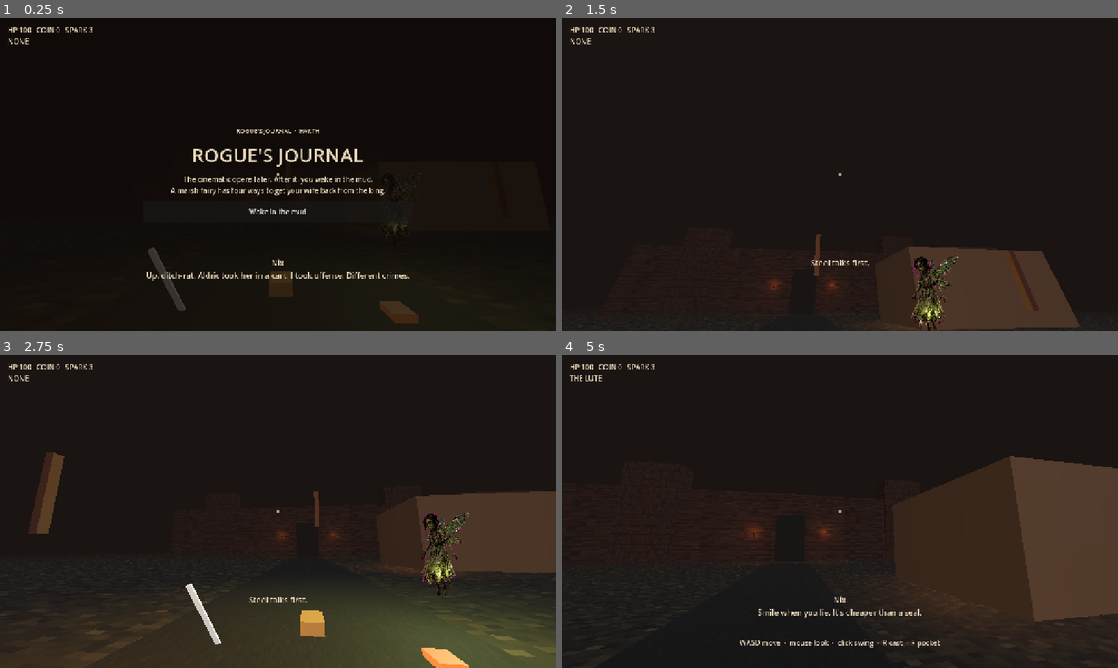
Above: before the commit, frames 1-4 (two rows, left to right).
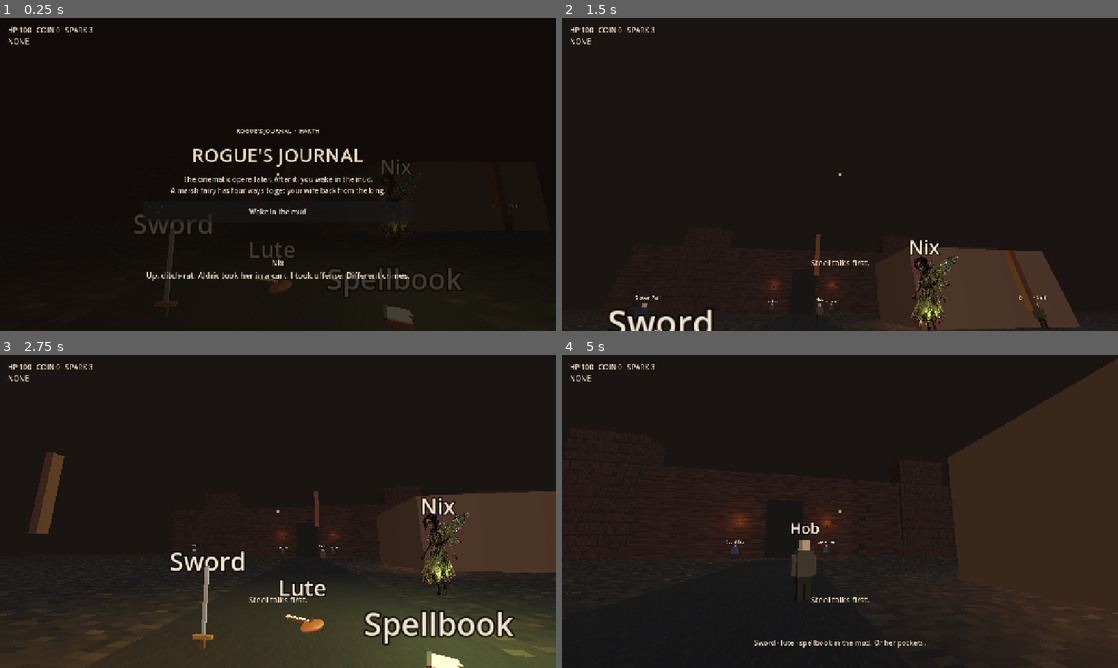
Above: after the commit, the same moments.

Repository: CaptainRipley/rogues-journal
Game: Godot game, scene res://scenes/game.tscn
Same seed, same stepped clock (60 frames per second), same inputs: the game is played once before the commit and once after it.
Inputs (mouse positions are in pixels of both pictures, inside the frame that each line leads up to):
- Up to frame 1 (0.25 s): no input
- Up to frame 2 (1.5 s): click "Wake in the mud" at 0.5 s; tap Enter at 1.25 s; move the mouse to (867, 174) at 1.27 s; hold W from 1.28 s (still down); tap E at 1.35 s; click (867, 174) at 1.42 s
- Up to frame 3 (2.75 s): keep holding W; tap Space at 1.52, 2.27 s; move the mouse to (250, 511) at 2.02 s; tap F at 2.1 s; click (250, 511) at 2.17 s
- Up to frame 4 (5 s): keep holding W; move the mouse to (851, 505) at 2.77 s; tap R at 2.85 s; click (851, 505) at 2.92 s; move the mouse to (834, 517) at 3.52 s; tap E at 3.6 s; click (834, 517) at 3.67 s; tap Space at 3.77, 4.52 s; move the mouse to (878, 514) at 4.27 s; tap F at 4.35 s; click (878, 514) at 4.42 s

The runs differ from the first frame. In frame 1, 1.8% of the frame differs, in the area x 24-93%, y 45-100%; in frame 2, 0.9%; in frame 3, 3.6%; in frame 4, 15%, in the area x 1-100%, y 1-100%.

Commit message:
Faster move, Quaternius sword, lute/book, NPCs

Diff:
--- a/godot/scripts/game.gd
+++ b/godot/scripts/game.gd
@@ -3,8 +3,8 @@
 enum Phase { TITLE, WAKE, GIFT, PLAY }
 enum PathId { NONE, STEEL, SONG, SPARK, FEATHER }
 
-const SPEED := 5.4
-const JUMP_V := 6.2
+const SPEED := 8.8
+const JUMP_V := 7.4
 const GRAVITY := 18.0
 const DITCH := Vector3(0.0, 0.0, 28.8)
 
@@ -31,6 +31,10 @@
 var camera: Camera3D
 var fairy: Node3D
 var gifts: Array = []
+var npcs: Array = []
+var sword_view: Node3D
+var lute_view: Node3D
+var book_view: Node3D
 var overlay: Control
 var talk_label: Label
 var prompt_label: Label
@@ -56,7 +60,7 @@
 func _build_world() -> void:
 	var env := Environment.new()
 	env.background_mode = Environment.BG_COLOR
-	env.background_color = Color(0.55, 0.18, 0.12)
+	env.background_color = Color(0.045, 0.05, 0.06)
 	env.ambient_light_source = Environment.AMBIENT_SOURCE_COLOR
 	env.ambient_light_color = Color(0.55, 0.6, 0.68)
 	env.ambient_light_energy = 0.85
@@ -114,6 +118,7 @@
 	camera.far = 200
 	head.add_child(camera)
 	add_child(player)
+	_build_viewmodels()
 	_apply_look()
 
 func _build_ditch() -> void:
@@ -138,35 +143,213 @@
 	glow.light_energy = 5.0
 	glow.omni_range = 12.0
 	fairy.add_child(glow)
+	_tag(fairy, "Nix", 1.15)
 	add_child(fairy)
 
-	_add_gift("steel", Vector3(-1.7, 0.55, 25.4), Color(0.72, 0.75, 0.78), Vector3(0.08, 1.2, 0.06), "E — take the sword. Fight the party.")
-	_add_gift("song", Vector3(0.05, 0.28, 24.6), Color(0.54, 0.38, 0.19), Vector3(0.42, 0.22, 0.7), "E — take the lute. Get invited.")
-	_add_gift("spark", Vector3(1.75, 0.18, 25.5), Color(0.22, 0.12, 0.16), Vector3(0.32, 0.1, 0.42), "E — take the spellbook. Blast the party.")
-
-func _add_gift(id: String, pos: Vector3, color: Color, size: Vector3, hint: String) -> void:
+	_add_gift_node("steel", _make_sword(), Vector3(-1.7, 0.08, 25.4), "E — take the sword. Fight the party.")
+	_add_gift_node("song", _make_lute(), Vector3(0.05, 0.22, 24.6), "E — take the lute. Get invited.")
+	_add_gift_node("spark", _make_book(), Vector3(1.75, 0.08, 25.5), "E — take the spellbook. Blast the party.")
+	_build_npcs()
+
+func _tag(node: Node3D, text: String, y: float) -> void:
+	var lab := Label3D.new()
+	lab.text = text
+	lab.font_size = 36
+	lab.pixel_size = 0.012
+	lab.billboard = BaseMaterial3D.BILLBOARD_ENABLED
+	lab.modulate = Color(0.91, 0.84, 0.72)
+	lab.outline_size = 8
+	lab.outline_modulate = Color(0.05, 0.03, 0.02, 0.9)
+	lab.position.y = y
+	node.add_child(lab)
+
+func _mat(color: Color, rough := 0.7, metal := 0.0, emit: Color = Color(0, 0, 0, 0)) -> StandardMaterial3D:
+	var m := StandardMaterial3D.new()
+	m.albedo_color = color
+	m.roughness = rough
+	m.metallic = metal
+	if emit.a > 0.0:
+		m.emission_enabled = true
+		m.emission = emit
+		m.emission_energy_multiplier = 1.3
+	return m
+
+func _mesh_part(mesh: Mesh, mat: Material, pos := Vector3.ZERO, rot := Vector3.ZERO, scl := Vector3.ONE) -> MeshInstance3D:
 	var mi := MeshInstance3D.new()
-	var mesh := BoxMesh.new()
-	mesh.size = size
 	mi.mesh = mesh
-	var mat := StandardMaterial3D.new()
-	mat.albedo_color = color
-	mat.roughness = 0.7
-	if id == "spark":
-		mat.emission_enabled = true
-		mat.emission = Color(0.7, 0.3, 0.1)
-		mat.emission_energy_multiplier = 1.4
 	mi.material_override = mat
 	mi.position = pos
-	if id == "steel":
-		mi.rotation_degrees = Vector3(18, 20, 24)
-	add_child(mi)
-	var light := OmniLight3D.new()
-	light.light_energy = 1.4
-	light.omni_range = 5.0
-	light.light_color = color.lightened(0.3)
-	mi.add_child(light)
-	gifts.append({ "id": id, "node": mi, "hint": hint })
+	mi.rotation_degrees = rot
+	mi.scale = scl
+	return mi
+
+func _make_sword() -> Node3D:
+	var g := Node3D.new()
+	var loaded = load("res://assets/models/Sword.obj")
+	if loaded is Mesh:
+		var mi := MeshInstance3D.new()
+		mi.mesh = loaded
+		g.add_child(mi)
+		g.scale = Vector3(0.55, 0.55, 0.55)
+		g.rotation_degrees = Vector3(12, 35, 18)
+	else:
+		var blade := BoxMesh.new()
+		blade.size = Vector3(0.06, 1.15, 0.04)
+		g.add_child(_mesh_part(blade, _mat(Color(0.72, 0.76, 0.8), 0.28, 0.75), Vector3(0, 0.7, 0)))
+		var guard := BoxMesh.new()
+		guard.size = Vector3(0.32, 0.05, 0.08)
+		g.add_child(_mesh_part(guard, _mat(Color(0.55, 0.42, 0.2), 0.4, 0.5), Vector3(0, 0.16, 0)))
+		var hilt := BoxMesh.new()
+		hilt.size = Vector3(0.07, 0.22, 0.07)
+		g.add_child(_mesh_part(hilt, _mat(Color(0.22, 0.14, 0.08), 0.85), Vector3(0, 0.02, 0)))
+	_tag(g, "Sword", 1.35)
+	var glow := OmniLight3D.new()
+	glow.light_color = Color(0.7, 0.75, 0.82)
+	glow.light_energy = 1.4
+	glow.omni_range = 5.0
+	g.add_child(glow)
+	return g
+
+func _make_lute() -> Node3D:
+	var g := Node3D.new()
+	var bowl := SphereMesh.new()
+	bowl.radius = 0.2
+	bowl.height = 0.28
+	g.add_child(_mesh_part(bowl, _mat(Color(0.48, 0.28, 0.12), 0.55, 0.08), Vector3.ZERO, Vector3.ZERO, Vector3(1.2, 0.55, 1.05)))
+	var hole := CylinderMesh.new()
+	hole.top_radius = 0.055
+	hole.bottom_radius = 0.055
+	hole.height = 0.02
+	g.add_child(_mesh_part(hole, _mat(Color(0.08, 0.05, 0.03)), Vector3(0, 0.08, 0.02), Vector3(90, 0, 0)))
+	var neck := BoxMesh.new()
+	neck.size = Vector3(0.055, 0.05, 0.62)
+	g.add_child(_mesh_part(neck, _mat(Color(0.28, 0.16, 0.07), 0.8), Vector3(0, 0.04, -0.46)))
+	var head := BoxMesh.new()
+	head.size = Vector3(0.1, 0.04, 0.14)
+	g.add_child(_mesh_part(head, _mat(Color(0.22, 0.12, 0.05)), Vector3(0, 0.06, -0.8)))
+	for i in 4:
+		var peg := SphereMesh.new()
+		peg.radius = 0.018
+		peg.height = 0.036
+		g.add_child(_mesh_part(peg, _mat(Color(0.7, 0.62, 0.4), 0.4, 0.3), Vector3(-0.03 + i * 0.02, 0.09, -0.78)))
+		var string := CylinderMesh.new()
+		string.top_radius = 0.004
+		string.bottom_radius = 0.004
+		string.height = 0.72
+		g.add_child(_mesh_part(string, _mat(Color(0.85, 0.8, 0.65)), Vector3(-0.03 + i * 0.02, 0.09, -0.38), Vector3(90, 0, 0)))
+	g.rotation_degrees = Vector3(-8, 40, 12)
+	_tag(g, "Lute", 0.7)
+	var glow := OmniLight3D.new()
+	glow.light_color = Color(0.77, 0.64, 0.35)
+	glow.light_energy = 1.3
+	glow.omni_range = 5.0
+	g.add_child(glow)
+	return g
+
+func _make_book() -> Node3D:
+	var g := Node3D.new()
+	var cover := BoxMesh.new()
+	cover.size = Vector3(0.34, 0.06, 0.46)
+	g.add_child(_mesh_part(cover, _mat(Color(0.28, 0.08, 0.1), 0.7, 0.05, Color(0.45, 0.12, 0.05, 1)), Vector3(0, 0.03, 0)))
+	var pages := BoxMesh.new()
+	pages.size = Vector3(0.3, 0.045, 0.42)
+	g.add_child(_mesh_part(pages, _mat(Color(0.85, 0.78, 0.62), 0.95), Vector3(0.01, 0.05, 0)))
+	var spine := BoxMesh.new()
+	spine.size = Vector3(0.05, 0.08, 0.46)
+	g.add_child(_mesh_part(spine, _mat(Color(0.18, 0.06, 0.07), 0.65, 0.1), Vector3(-0.16, 0.04, 0)))
+	var clasp := BoxMesh.new()
+	clasp.size = Vector3(0.06, 0.02, 0.08)
+	g.add_child(_mesh_part(clasp, _mat(Color(0.72, 0.58, 0.28), 0.35, 0.7), Vector3(0.16, 0.08, 0)))
+	g.rotation_degrees = Vector3(0, -28, 0)
+	_tag(g, "Spellbook", 0.55)
+	var glow := OmniLight3D.new()
+	glow.light_color = Color(0.83, 0.4, 0.18)
+	glow.light_energy = 1.8
+	glow.omni_range = 5.5
+	g.add_child(glow)
+	return g
+
+func _add_gift_node(id: String, node: Node3D, pos: Vector3, hint: String) -> void:
+	node.position = pos
+	add_child(node)
+	gifts.append({ "id": id, "node": node, "hint": hint })
+
+func _build_npcs() -> void:
+	_add_npc("hob", "Hob", Color(0.29, 0.23, 0.16), Vector3(1.8, 0, 3.4), 0.4, false, [
+		"Road tax. Feast night. Double, unless you're expected.",
+		"If anyone asks, you were a priest. I'm a businessman.",
+	])
+	_add_npc("marta", "Marta", Color(0.42, 0.16, 0.16), Vector3(11.6, 0, 6.2), -1.2, false, [
+		"They named this cup after him. The ale tastes like a policy.",
+		"East gallery, first course. That's where he parks what he stole.",
+	])
+	_add_npc("bren", "Guard Bren", Color(0.23, 0.27, 0.31), Vector3(-5.5, 0, -17.5), 0.0, true, [
+		"Kitchen door unlatches at the second bell. That's not a gift.",
+		"Keep that iron in its hole. Feast night is noisy enough.",
+	])
+	_add_npc("cole", "Guard Cole", Color(0.23, 0.27, 0.31), Vector3(5.5, 0, -17.5), 3.14, true, [
+		"Cousin of a baron, are you? They all are, tonight.",
+		"The swan is already burnt. His Generous Majesty will not notice.",
+	])
+	_add_npc("pell", "Sister Pell", Color(0.16, 0.16, 0.22), Vector3(-12, 0, 8), 1.1, false, [
+		"I keep a key because I do not trust doors that belong to kings.",
+		"Mara Venn has a spine. Try not to rescue her like furniture.",
+	])
+	_add_npc("ralf", "Drunk Ralf", Color(0.29, 0.29, 0.16), Vector3(18.5, 0, 12), 2.0, false, [
+		"I am Cousin Ralf of the eastern orchards. Ask anyone. Don't.",
+		"If you need a name at the gate, mine is already ruined. Be my guest.",
+	])
+
+func _add_npc(id: String, npc_name: String, tunic: Color, pos: Vector3, rot: float, guard: bool, lines: Array) -> void:
+	var g := Node3D.new()
+	g.position = pos
+	g.rotation.y = rot
+	var skin := _mat(Color(0.76, 0.58, 0.42), 0.9)
+	var cloth := _mat(tunic, 0.92)
+	var dark := _mat(Color(0.16, 0.13, 0.09), 0.95)
+	var torso := BoxMesh.new()
+	torso.size = Vector3(0.48, 0.72, 0.28)
+	g.add_child(_mesh_part(torso, cloth, Vector3(0, 1.05, 0)))
+	var hips := BoxMesh.new()
+	hips.size = Vector3(0.44, 0.22, 0.26)
+	g.add_child(_mesh_part(hips, dark, Vector3(0, 0.62, 0)))
+	var leg := BoxMesh.new()
+	leg.size = Vector3(0.16, 0.55, 0.16)
+	g.add_child(_mesh_part(leg, dark, Vector3(-0.12, 0.28, 0)))
+	g.add_child(_mesh_part(leg, dark, Vector3(0.12, 0.28, 0)))
+	var arm := BoxMesh.new()
+	arm.size = Vector3(0.12, 0.55, 0.12)
+	g.add_child(_mesh_part(arm, cloth, Vector3(-0.32, 1.0, 0)))
+	g.add_child(_mesh_part(arm, cloth, Vector3(0.32, 1.0, 0)))
+	var head := BoxMesh.new()
+	head.size = Vector3(0.26, 0.3, 0.24)
+	g.add_child(_mesh_part(head, skin, Vector3(0, 1.55, 0)))
+	if guard:
+		var helm := BoxMesh.new()
+		helm.size = Vector3(0.3, 0.16, 0.3)
+		g.add_child(_mesh_part(helm, _mat(Color(0.35, 0.38, 0.42), 0.4, 0.6), Vector3(0, 1.74, 0)))
+		var spear := CylinderMesh.new()
+		spear.top_radius = 0.02
+		spear.bottom_radius = 0.025
+		spear.height = 1.8
+		g.add_child(_mesh_part(spear, _mat(Color(0.4, 0.3, 0.18)), Vector3(0.38, 1.1, 0.05)))
+	if id == "pell":
+		var veil := BoxMesh.new()
+		veil.size = Vector3(0.32, 0.28, 0.08)
+		g.add_child(_mesh_part(veil, _mat(Color(0.1, 0.1, 0.14)), Vector3(0, 1.58, -0.12)))
+	if id == "ralf":
+		var jug := CylinderMesh.new()
+		jug.top_radius = 0.05
+		jug.bottom_radius = 0.06
+		jug.height = 0.18
+		g.add_child(_mesh_part(jug, _mat(Color(0.29, 0.22, 0.13)), Vector3(0.28, 0.95, 0.12)))
+	if id == "hob":
+		var bag := BoxMesh.new()
+		bag.size = Vector3(0.18, 0.16, 0.1)
+		g.add_child(_mesh_part(bag, _mat(Color(0.22, 0.16, 0.09)), Vector3(0.3, 0.9, 0)))
+	_tag(g, npc_name, 2.05)
+	add_child(g)
+	npcs.append({ "id": id, "name": npc_name, "node": g, "lines": lines, "purse": 4, "picked": false, "i": 0 })
 
 func _box(size: Vector3, pos: Vector3, color: Color, tex: Texture2D, solid: bool, repeat: float) -> void:
 	var mi := MeshInstance3D.new()
@@ -413,6 +596,18 @@
 			best = g
 	return best
 
+func _nearest_npc(max_d := 2.4) -> Dictionary:
+	var best: Dictionary = {}
+	var best_d := max_d
+	for n in npcs:
+		if n["node"] == null or not is_instance_valid(n["node"]):
+			continue
+		var d: float = player.global_position.distance_to(n["node"].global_position)
+		if d < best_d:
+			best_d = d
+			best = n
+	return best
+
 func _update_prompt() -> void:
 	if path == PathId.NONE:
 		var g := _nearest_gift()
@@ -422,8 +617,26 @@
 			prompt = "E talk with Nix   ·   F pickpocket her for Feather Hands"
 		else:
 			prompt = "Sword · lute · spellbook in the mud. Or her pockets."
-	else:
-		prompt = "WASD move  ·  mouse look  ·  click swing  ·  R cast  ·  F pocket"
+		return
+	var n := _nearest_npc()
+	if not n.is_empty():
+		prompt = "E talk with %s" % n["name"]
+		if path == PathId.FEATHER:
+			prompt += "   ·   F pickpocket"
+		elif path == PathId.SONG:
+			prompt += "   ·   click to play for them"
+		return
+	match path:
+		PathId.STEEL:
+			prompt = "Click swing  ·  WASD  ·  E talk"
+		PathId.SONG:
+			prompt = "Click play  ·  get invited at the gate"
+		PathId.SPARK:
+			prompt = "R cast  ·  the book still bites"
+		PathId.FEATHER:
+			prompt = "F pickpocket anyone  ·  rob your way in"
+		_:
+			prompt = "WASD move  ·  mouse look"
 
 func _interact() -> void:
 	if path == PathId.NONE:
@@ -434,6 +647,14 @@
 		if _near_fairy():
 			fairy_talk = "Steel, song, or spark. Pick a gift. Or pick a pocket — I am not your mother."
 			return
+	var n := _nearest_npc()
+	if not n.is_empty():
+		var lines: Array = n["lines"]
+		var i: int = n["i"]
+		log_line = "%s\n%s" % [n["name"], lines[i % lines.size()]]
+		n["i"] = i + 1
+		fairy_talk = ""
+		return
 	fairy_talk = ""
 
 func _take(id: String) -> void:
@@ -442,14 +663,20 @@
 			path = PathId.STEEL
 			fairy_talk = "Try not to die in the first sentence."
 			log_line = "The sword is wet. It does not mind."
+			if sword_view:
+				sword_view.visible = true
 		"song":
 			path = PathId.SONG
 			fairy_talk = "Smile when you lie. It's cheaper than a seal."
 			log_line = "The lute smells like someone else's feast."
+			if lute_view:
+				lute_view.visible = true
 		"spark":
 			path = PathId.SPARK
 			fairy_talk = "The book bites. Point it at problems."
 			log_line = "The pages are already warm."
+			if book_view:
+				book_view.visible = true
 	_dismiss_gifts()
 
 func _pocket() -> void:
@@ -463,9 +690,41 @@
 		_dismiss_gifts()
 		return
 	if path == PathId.FEATHER:
+		var n := _nearest_npc()
+		if not n.is_empty() and not n["picked"]:
+			n["picked"] = true
+			coin += int(n["purse"])
+			log_line = "You lift %s's purse. They do not notice. Yet." % n["name"]
+			return
 		coin += 1
 		log_line = "A purse that was not watching you."
 
+func _build_viewmodels() -> void:
+	sword_view = _make_sword()
+	for c in sword_view.get_children():
+		if c is Label3D or c is OmniLight3D:
+			c.queue_free()
+	sword_view.position = Vector3(0.38, -0.28, -0.55)
+	sword_view.rotation_degrees = Vector3(12, 18, -28)
+	sword_view.scale = Vector3(0.35, 0.35, 0.35)
+	sword_view.visible = false
+	camera.add_child(sword_view)
+	lute_view = _make_lute()
+	for c in lute_view.get_children():
+		if c is Label3D or c is OmniLight3D:
+			c.queue_free()
+	lute_view.position = Vector3(0.32, -0.28, -0.5)
+	lute_view.scale = Vector3(0.55, 0.55, 0.55)
+	lute_view.visible = false
+	camera.add_child(lute_view)
+	book_view = _make_book()
+	for c in book_view.get_children():
+		if c is Label3D or c is OmniLight3D:
+			c.queue_free()
+	book_view.position = Vector3(0.28, -0.22, -0.48)
+	book_view.scale = Vector3(0.7, 0.7, 0.7)
+	book_view.visible = false
+	camera.add_child(book_view)
 func _dismiss_gifts() -> void:
 	for g in gifts:
 		if g["node"] and is_instance_valid(g["node"]):
